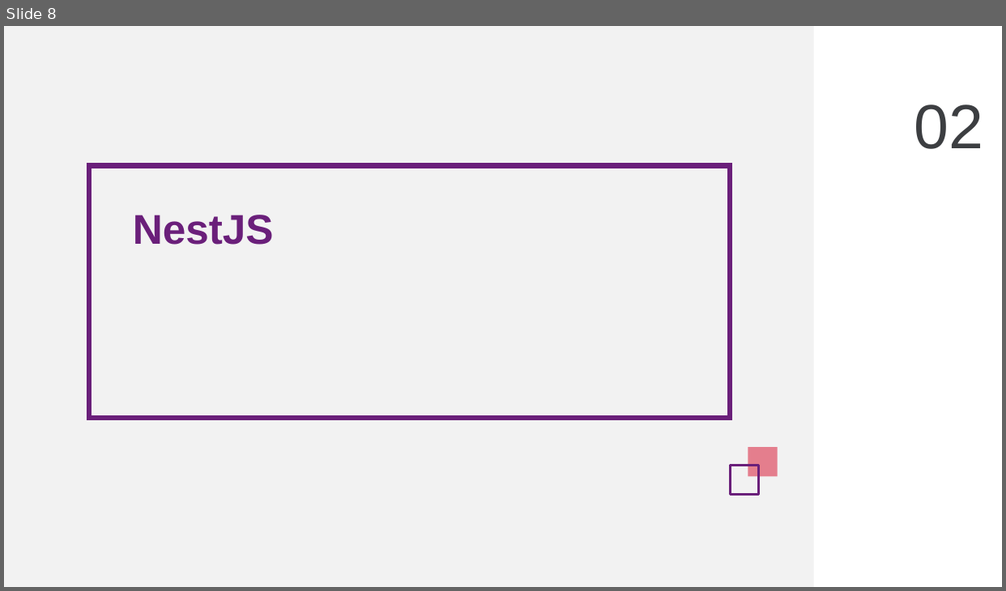
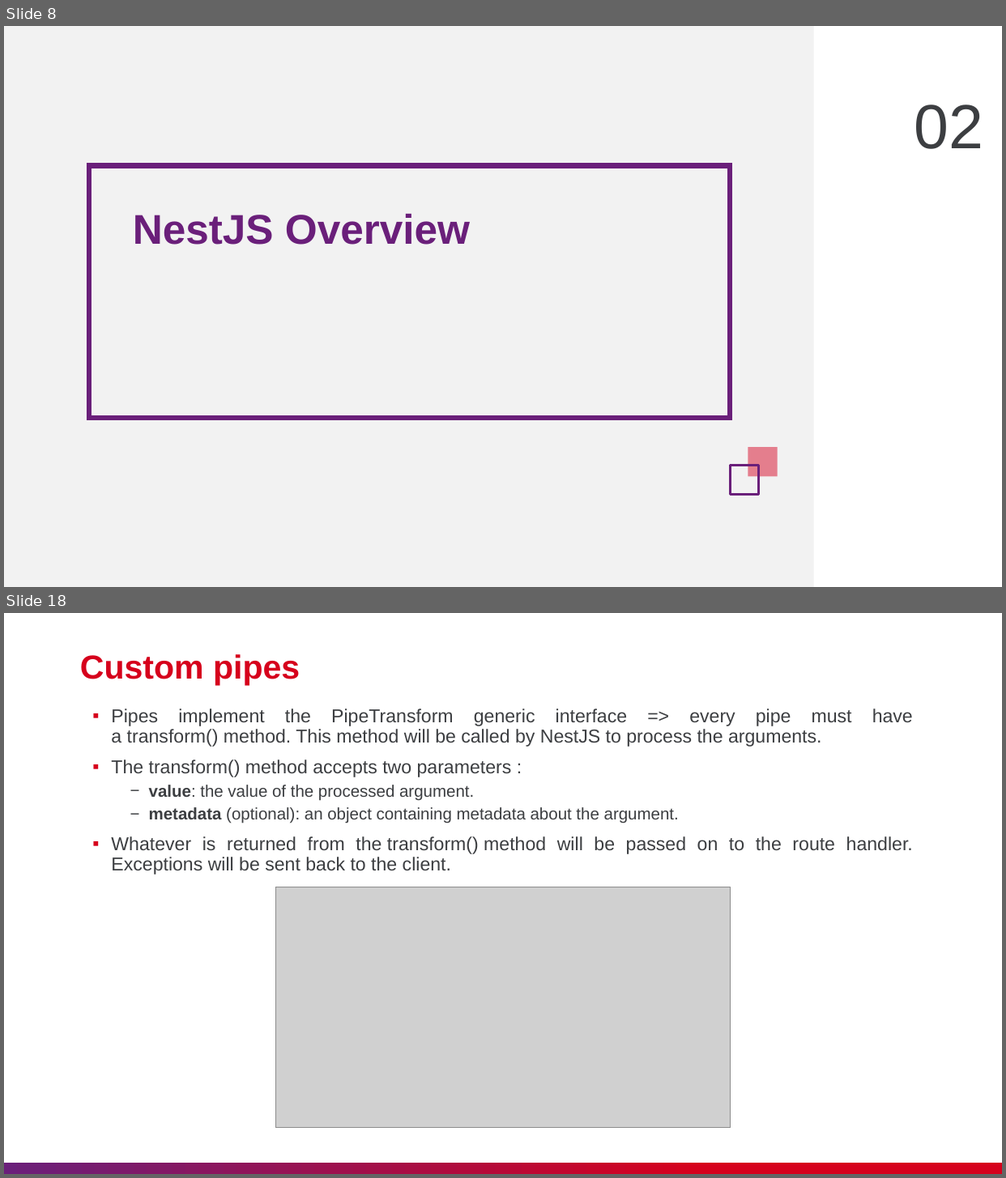
Before and after one commit to nashtech-garage/nodejs-nestjs-training, a slide deck: slide/NT_NestJS_Training.pptx. Shown one above the other, each under a label of ours: slide 8 before the commit, slides 8 and 18 after it; the slides between them are not shown. The pictures are 1006x591 and 1006x1178 pixels, drawn with LibreOffice and Linux fonts; fonts in the diff are those of the drawing; grey boxes stand for pictures. Boxes give left, top, right and bottom in pixels: in the first picture for what was removed or moved away, otherwise in the second. Text is boxed around its words. In the diff, an @@ line names an element or a change of style, - is before the commit and + after.

```diff
--- a/slide/NT_NestJS_Training.pptx
+++ b/slide/NT_NestJS_Training.pptx
@@ slide 18 added at box(4, 613, 1002, 1174), background #FFFFFF @@
@@ title added at box(80, 654, 300, 685), 32 pt, text #D6001C, bold @@
+Custom pipes
@@ text added at box(111, 709, 913, 875), 18 pt, text #3C3E41 @@
+▪ Pipes implement the PipeTransform generic interface => every pipe must have a transform() method. This method will be called by NestJS to process the arguments.
+▪ The transform() method accepts two parameters :
+  − value: the value of the processed argument.
+  − metadata (optional): an object containing metadata about the argument.
+▪ Whatever is returned from the transform() method will be passed on to the route handler. Exceptions will be sent back to the client.
@@ picture added at box(275, 887, 731, 1128) @@
@@ rectangle added at box(4, 1163, 1002, 1174), fill gradient #6A1F7A to #D6001C @@
@@ slide 8 changed as well @@
@@ text at box(133, 214, 470, 245): text changed @@
-NestJS
+NestJS Overview
```
Also in this commit, not shown: 4 other slides changed, 25 other slides added, 26 slides removed, 7 other files.
